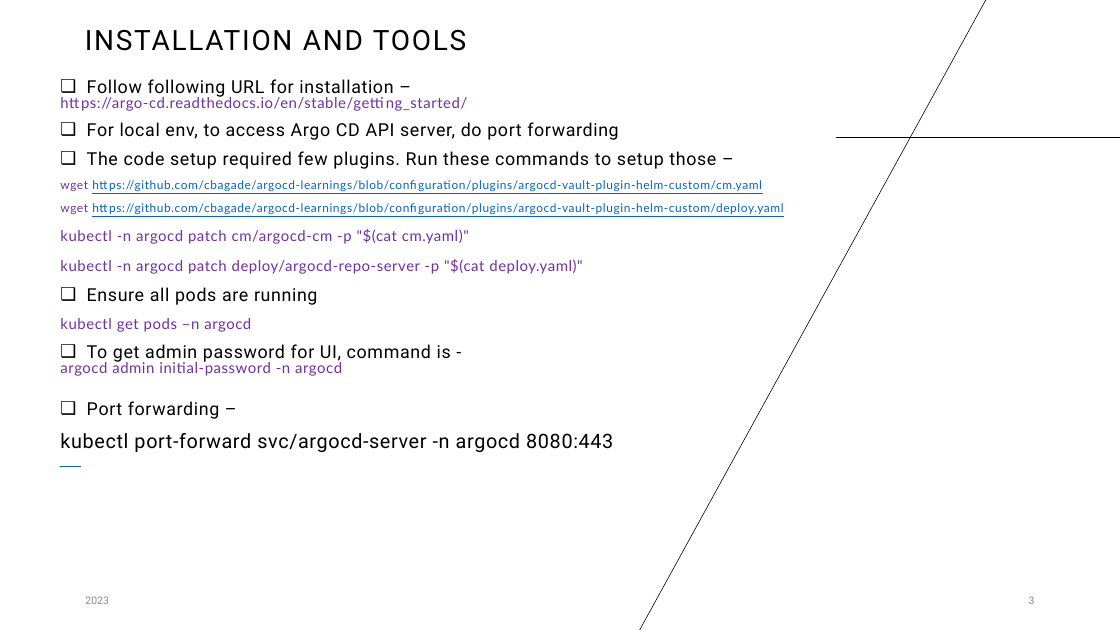
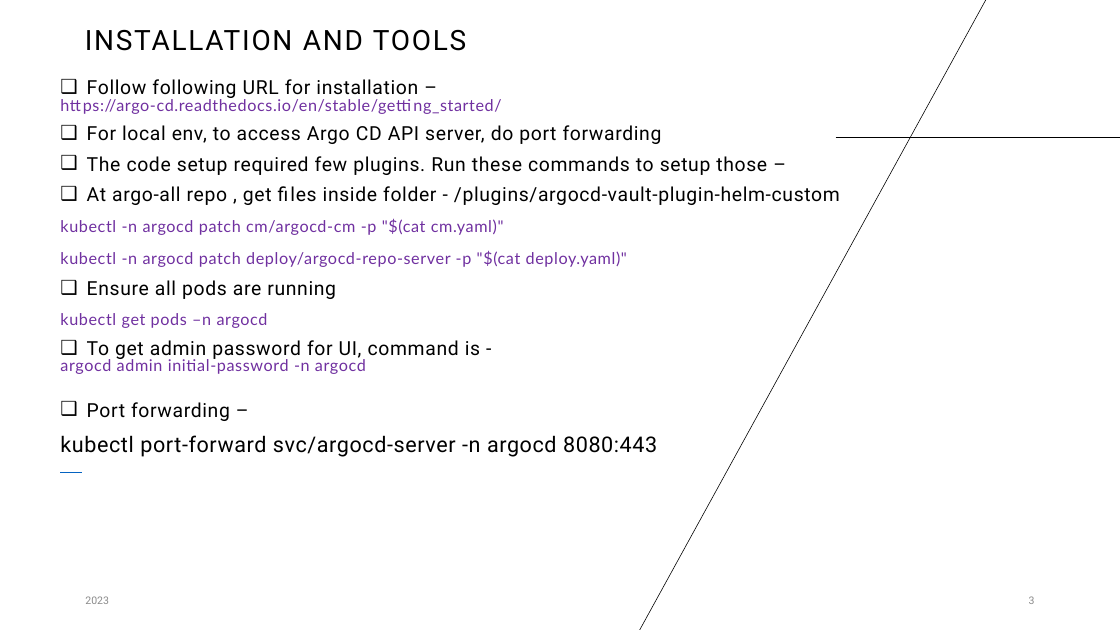
Before and after one commit to yamini-nagellaa/k8-ocp-argo-all, a slide deck: slide 3 of argo_learnings.pptx. Drawn at 1120x630 pixels with LibreOffice and Linux fonts; fonts in the diff are those of the drawing. Boxes give left, top, right and bottom in pixels: in the first picture for what was removed or moved away, otherwise in the second. Text is boxed around its words. In the diff, an @@ line names an element or a change of style, - is before the commit and + after.

Commit message:
argo

```diff
--- a/argo_learnings.pptx
+++ b/argo_learnings.pptx
@@ text at bbox=[60, 79, 767, 457]: size 15.3 to 16.6 pt in "Follow following URL for installation –", "For local env, to access Argo CD ...", "The code setup required few plugins. Run ...", "Ensure all pods are running" and 2 more places; size 12.8 to 13.9 pt in "https://argo-cd.readthedocs.io/en/stable/getting_started/", "kubectl -n argocd patch cm/argocd-cm -p "$(cat ...", "kubectl -n argocd patch deploy/argocd-repo-server -p "$(cat ...", "kubectl get pods –n argocd" and 1 more places; size 17 to 18.5 pt in "kubectl port-forward svc/argocd-server -n argocd 8080:443" @@
@@ text at bbox=[87, 186, 840, 205]: text changed; size 10.2 to 16.6 pt; font Lato to Roboto; text colour #0563C1 to #000000 @@
-wget https://github.com/cbagade/argocd-learnings/blob/configuration/plugins/argocd-vault-plugin-helm-custom/cm.yaml
-wget https://github.com/cbagade/argocd-learnings/blob/configuration/plugins/argocd-vault-plugin-helm-custom/deploy.yaml
+❑ At argo-all repo , get files inside folder - /plugins/argocd-vault-plugin-helm-custom
```
Also in this commit, not shown: 2 other slides changed, 1 slide added.
